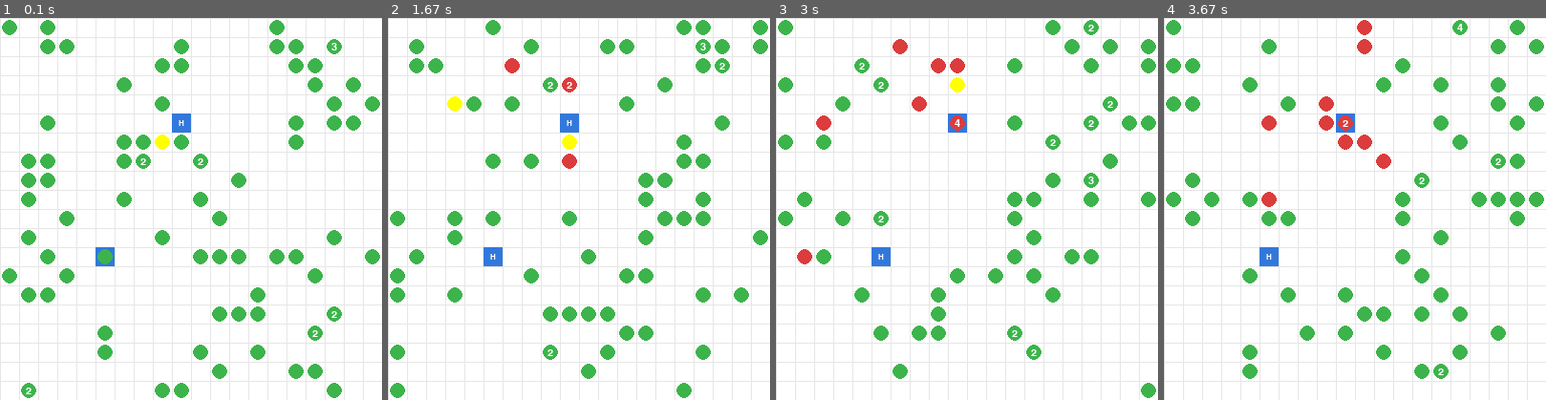
Above: before the commit, frames 1-4 (left to right).
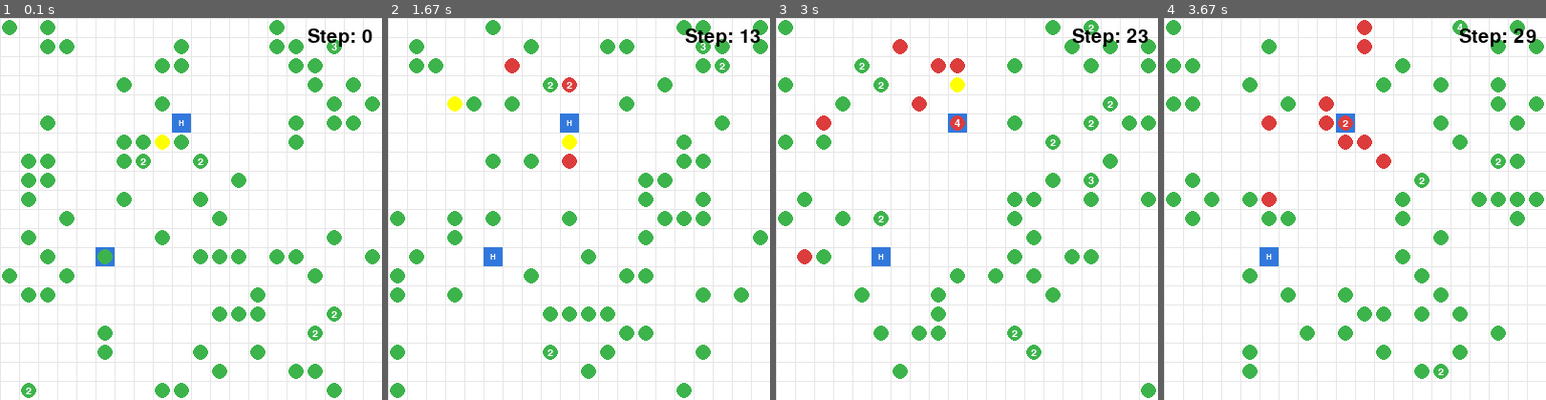
Above: after the commit, the same moments.

Repository: shaan101patel/Pandemic-Flu-Spread-Simulation
Game: pygame game, started from src/main.py
The game is run twice, just before and just after one commit, with the same random seed, the same clock (stepped at 60 frames per second) and the same inputs.
Inputs:
- Up to frame 1 (0.1 s): no input
- Up to frame 2 (1.67 s): no input
- Up to frame 3 (3 s): no input
- Up to frame 4 (3.67 s): no input
The pictures show only the part of the screen within x 50-100%, y 0-50%; the shares and areas given below are measured in that part.

The runs differ from the first frame. In frame 1, 0.3% of the frame differs, in the area x 80-98%, y 2-8%; in frame 2, 0.4%; in frame 3, 0.4%; in frame 4, 0.4%, in the area x 77-98%, y 2-8%.

Commit message:
Step Counter

Diff:
--- a/src/visulation/pygame_visualizer.py
+++ b/src/visulation/pygame_visualizer.py
@@ -80,6 +80,13 @@
             surface.blit(text, text_rect)
 
 
+def _draw_step_counter(surface, step: int, width: int, cell_size: int) -> None:
+    font = pygame.font.SysFont(None, 30)
+    text = font.render(f"Step: {step}", True, BLACK)
+    text_rect = text.get_rect(topright=(width * cell_size - 10, 10))
+    surface.blit(text, text_rect)
+
+
 def run(
     grid,
     agents,
@@ -117,6 +124,7 @@
             _draw_grid(screen, width, height, cell_size)
             _draw_hospitals(screen, hospitals, cell_size)
             _draw_agents(screen, agents, cell_size)
+            _draw_step_counter(screen, frame, width, cell_size)
 
             pygame.display.flip()
             clock.tick(fps)
